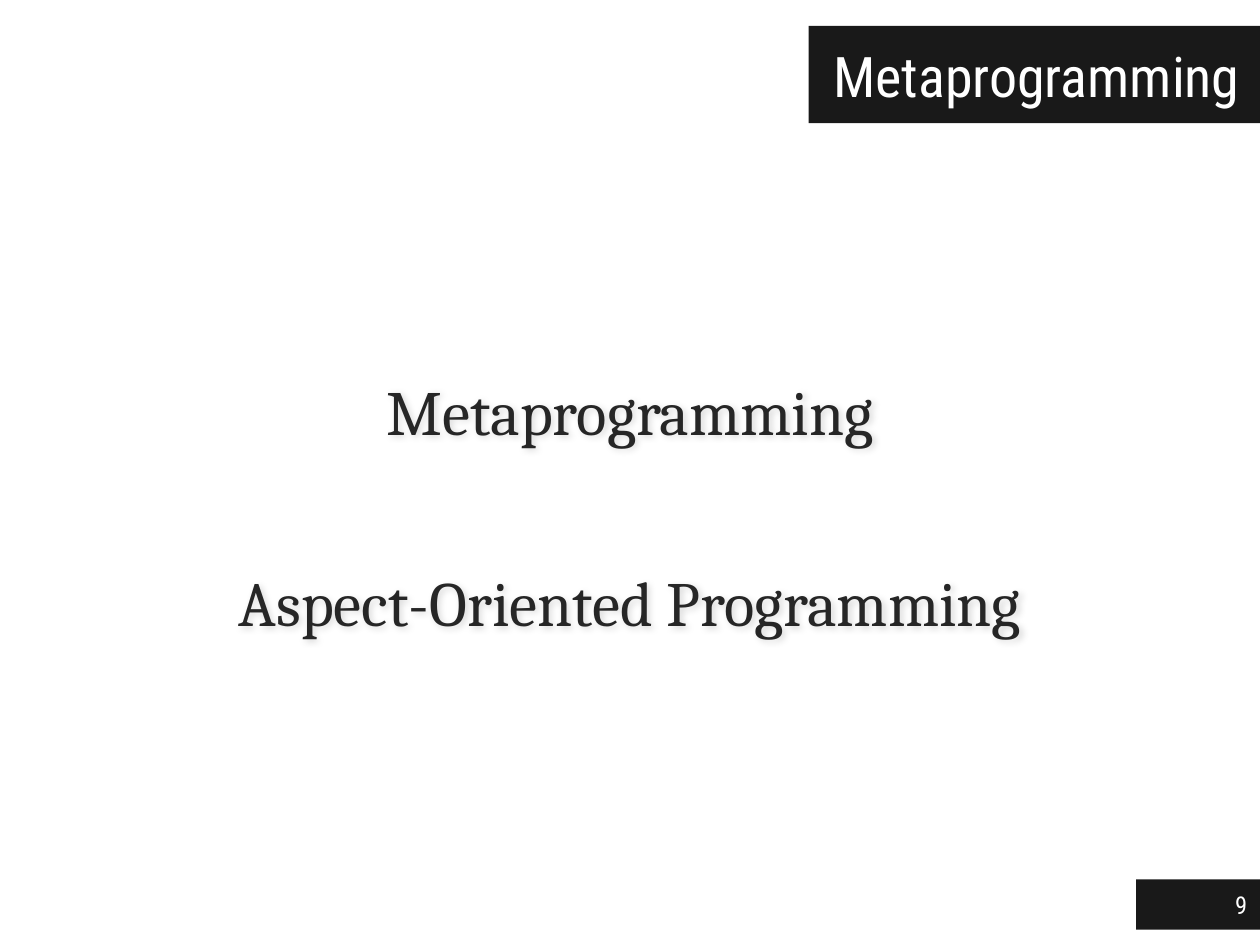
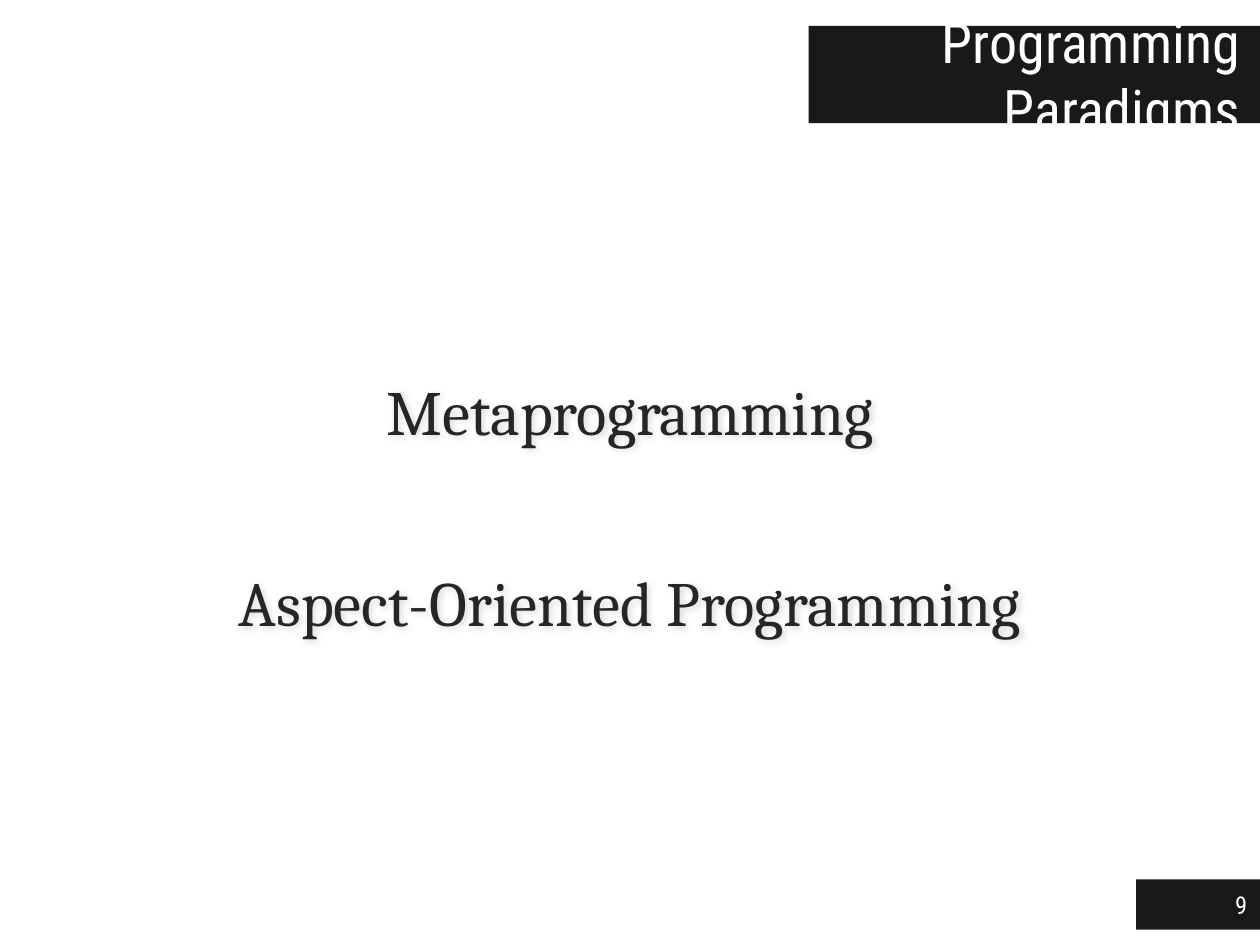
Before and after one commit to jgradim/thesis, a slide deck: slide 9 of presentations/thesis.pptx. Drawn at 1260x945 pixels with LibreOffice and Linux fonts; fonts in the diff are those of the drawing. Boxes give left, top, right and bottom in pixels: in the first picture for what was removed or moved away, otherwise in the second. Text is boxed around its words. In the diff, an @@ line names an element or a change of style, - is before the commit and + after.

```diff
--- a/presentations/thesis.pptx
+++ b/presentations/thesis.pptx
@@ title at (942,12,1240,144): text changed @@
-Metaprogramming
+Programming Paradigms
```
Also in this commit, not shown: 3 other slides changed, 5 slides added, 2 slides removed.
